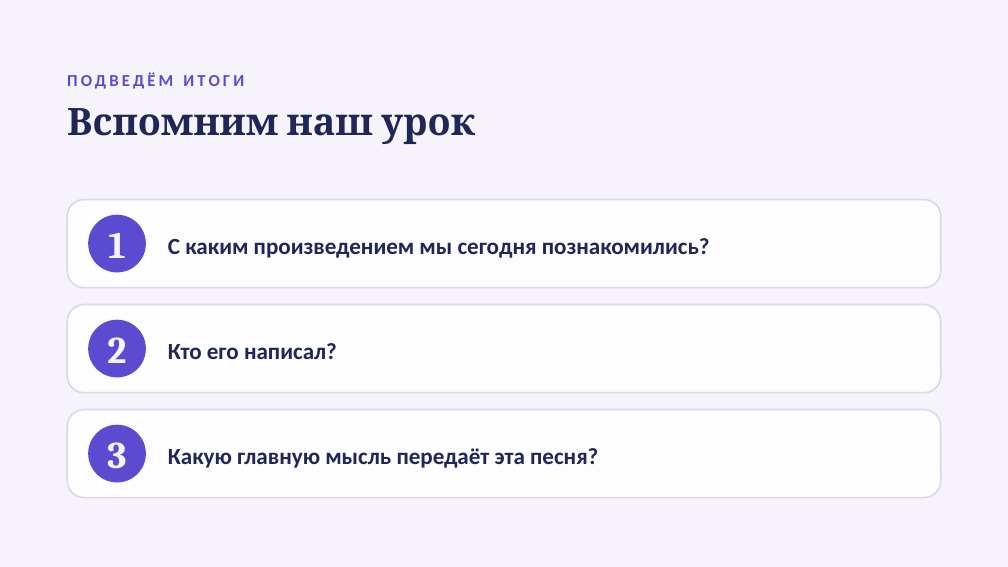
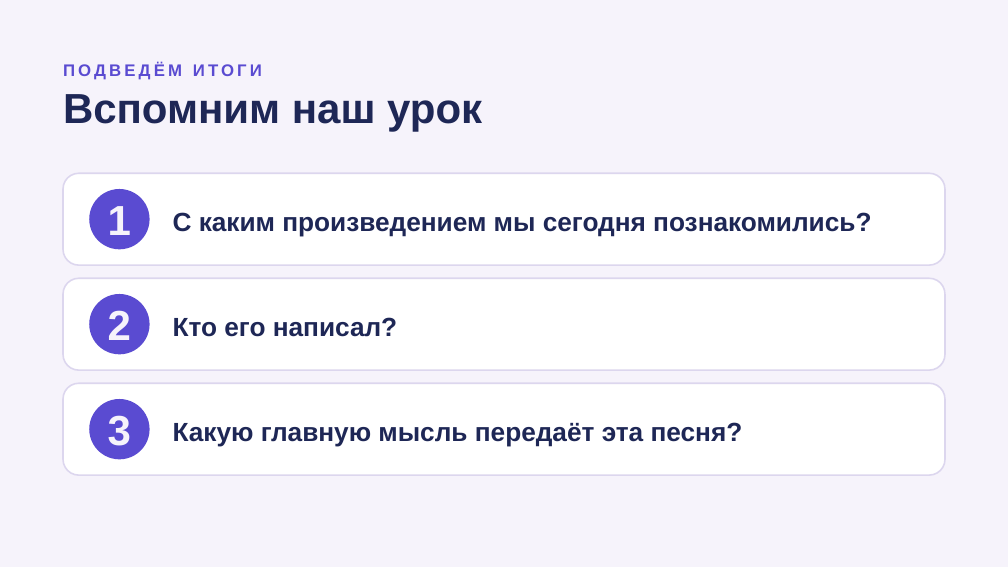
Before and after one commit to zxkaize-cell/kaize, a slide deck: slide 20 of presentations/Песни_о_дружбе.pptx. Drawn at 1008x567 pixels with LibreOffice and Linux fonts; fonts in the diff are those of the drawing; background and template pictures are left out. Boxes give left, top, right and bottom in pixels: in the first picture for what was removed or moved away, otherwise in the second. Text is boxed around its words. In the diff, an @@ line names an element or a change of style, - is before the commit and + after.

```diff
--- a/presentations/Песни_о_дружбе.pptx
+++ b/presentations/Песни_о_дружбе.pptx
@@ text "ПОДВЕДЁМ ИТОГИ": place and size @@
-text "ПОДВЕДЁМ ИТОГИ" at <box>67,73,244,89</box>
+text "ПОДВЕДЁМ ИТОГИ" at <box>63,62,262,80</box>
@@ text "ПОДВЕДЁМ ИТОГИ" at <box>63,62,262,80</box>: font Calibri to Arial; line spacing 1.15 to 1.1 @@
@@ text "Вспомним наш урок": place and size @@
-text "Вспомним наш урок" at <box>67,108,475,144</box>
+text "Вспомним наш урок" at <box>63,94,482,132</box>
@@ text "Вспомним наш урок" at <box>63,94,482,132</box>: size 36 to 40 pt, font Cambria to Arial @@
@@ size 22 to 25 pt, font Calibri to Arial; line spacing 1.15 to 1.1; fill none to #FFFFFF; outline none to #DCD6EE 1.5 pt in 3 elements at <box>63,278,945,371</box>, <box>63,383,945,476</box>, <box>63,173,945,265</box> @@
@@ rounded rectangle "С каким произведением мы сегодня ...": place and size @@
-rounded rectangle "С каким произведением мы сегодня ..." at <box>168,238,710,258</box>
+rounded rectangle "С каким произведением мы сегодня ..." at <box>63,173,945,265</box>
@@ rounded rectangle removed at <box>67,200,941,288</box> @@
@@ ellipse "1": place and size @@
-ellipse "1" at <box>108,232,125,258</box>
+ellipse "1" at <box>89,189,150,250</box>
@@ ellipse removed at <box>88,215,146,272</box> @@
@@ rounded rectangle "Кто его написал?": place and size @@
-rounded rectangle "Кто его написал?" at <box>168,343,337,359</box>
+rounded rectangle "Кто его написал?" at <box>63,278,945,371</box>
@@ ellipse "2": place and size @@
-ellipse "2" at <box>107,337,126,363</box>
+ellipse "2" at <box>89,294,150,355</box>
@@ rounded rectangle removed at <box>67,305,941,393</box> @@
@@ ellipse removed at <box>88,320,146,377</box> @@
@@ rounded rectangle "Какую главную мысль передаёт эта ...": place and size @@
-rounded rectangle "Какую главную мысль передаёт эта ..." at <box>168,448,598,468</box>
+rounded rectangle "Какую главную мысль передаёт эта ..." at <box>63,383,945,476</box>
@@ rounded rectangle removed at <box>67,410,941,498</box> @@
@@ size 36 to 40 pt, font Cambria to Arial; fill none to #5A4BD1 in 3 elements at <box>89,189,150,250</box>, <box>89,294,150,355</box>, <box>89,399,150,460</box> @@
@@ ellipse "3": place and size @@
-ellipse "3" at <box>107,442,126,469</box>
+ellipse "3" at <box>89,399,150,460</box>
@@ ellipse removed at <box>88,425,146,482</box> @@
```
Also in this commit, not shown: 21 other slides changed.
